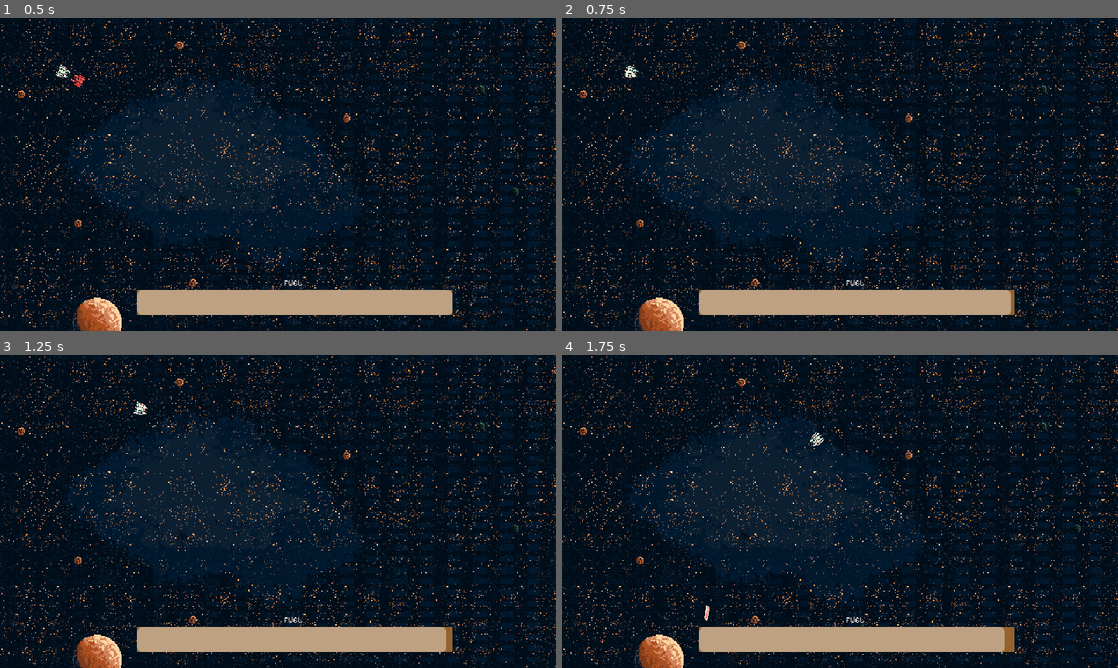
Above: before the commit, frames 1-4 (two rows, left to right).
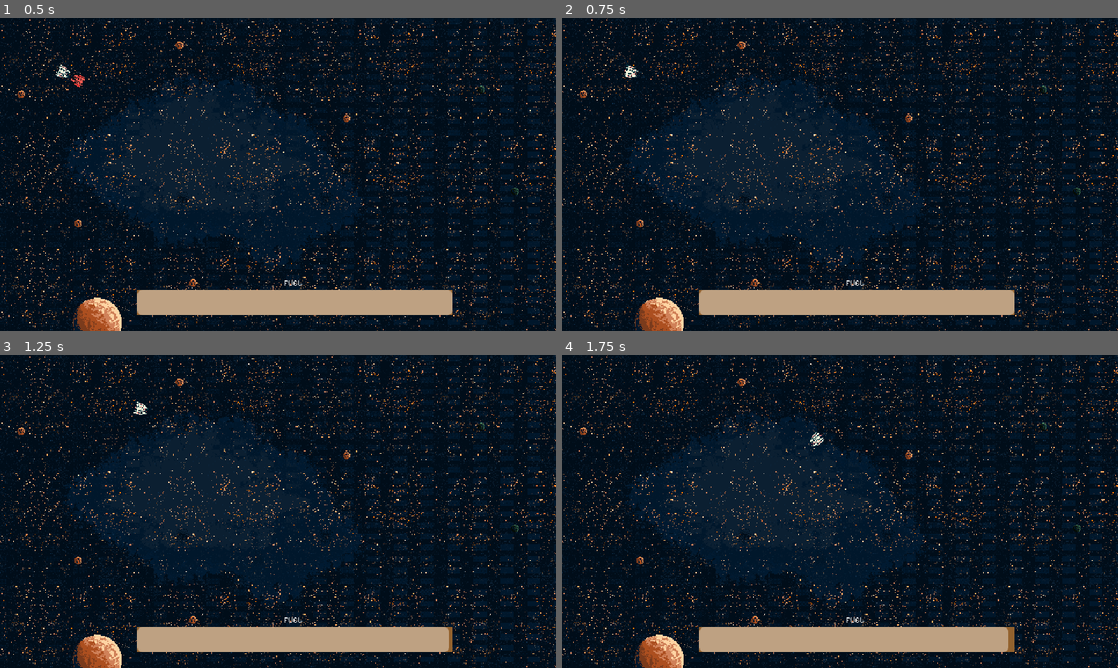
Above: after the commit, the same moments.

Repository: ungoabi/GMTK-GameJam-2026
Game: Godot game, scene res://scenes/main/main.tscn
The game is run twice, just before and just after one commit, with the same random seed, the same clock (stepped at 60 frames per second) and the same inputs. The engine's default icon, where the game draws it, is replaced by a stand-in: a white triangle on a blue panel in a dark square. Sound files missing from this copy of the repository are replaced by a short silence.
Inputs (mouse positions are in pixels of both pictures, inside the frame that each line leads up to):
- Up to frame 1 (0.5 s): no input
- Up to frame 2 (0.75 s): move the mouse to (962, 158) at 0.52 s; press the mouse at (962, 158) at 0.53 s; hold D (move_right) from 0.53 s (still down)
- Up to frame 3 (1.25 s): keep holding D (move_right)
- Up to frame 4 (1.75 s): move the mouse to (728, 527) at 1.27 s; release D (move_right) at 1.28 s; release the mouse at (728, 527) at 1.28 s; hold S (move_down) from 1.28 s (still down); click (728, 527) at 1.35 s

Frame 1 is identical in both runs. In frame 2, less than 0.1% of the frame differs, in the area x 80-82%, y 86-95%; in frame 3, less than 0.1%; in frame 4, less than 0.1%, in the area x 25-81%, y 80-95%.

Commit message:
Added more
more game loop more fun

Diff:
--- a/autoloads/GameStats.gd
+++ b/autoloads/GameStats.gd
@@ -1,3 +1,6 @@
 extends Node
 
-var player_fuel: int = 100
+var player_fuel: int = 100:
+	set(value):player_fuel = clamp(value, 0, 100)
+
+var difficulty: int = 2
--- a/autoloads/audio.gd
+++ b/autoloads/audio.gd
@@ -25,6 +25,7 @@
 	add_child(music_player)
 
 	play_music(playlist[0])
+	music_player.volume_db-=10
 	music_player.finished.connect(_on_finished)
 
 
@@ -59,6 +60,7 @@
 	player.process_mode = mode
 	player.pitch_scale = _pitch_variance(pitch_variance)
 	add_child(player)
+	player.volume_db-=10
 	player.play()
 
 
--- a/scenes/entities/enemy/enemy.gd
+++ b/scenes/entities/enemy/enemy.gd
@@ -1,14 +1,29 @@
 class_name Enemy
 extends CharacterBody2D
 
-@export var health: int = 10
+@export var health: int
+@export var laser_range: int
 
 @onready var movement: Movement = $Movement
-var player: Node2D
+@onready var laser: Weapon = $LaserGun
+@onready var entity: Node2D = $".."
+@onready var upgrade_pickup = preload("res://scenes/entities/pickups/pickup.tscn")
+@onready var fuel_pickup = preload("res://scenes/entities/pickups/pickup_fuel.tscn")
 
 
+var player: Node2D
+var can_shoot: bool = false
+
 func _ready() -> void:
+	add_to_group("enemy")
 	player = get_tree().get_first_node_in_group("player") as Node2D
+
+	if randi_range(0,1) == 1:
+		can_shoot = randi_range(0,1)
+	if can_shoot == false:
+		laser.queue_free()
+
+
 
 func _physics_process(delta: float) -> void:
 	var direction: Vector2 = (player.global_position - global_position).normalized()
@@ -19,8 +34,27 @@
 	if health<1:
 		die()
 
+	if can_shoot == false:
+		return
+	elif global_position.distance_to(player.global_position) < laser_range and laser.fire_cooldown_timer.is_stopped():
+		laser.shoot()
+		laser.fire_cooldown_timer.wait_time += randf_range(-0.2, 0.2)
+
+
+
 func take_damage(damage):
 	health -= damage
 
 func die():
+
+	if !can_shoot:
+		var new_fuel_pickup = fuel_pickup.instantiate()
+		new_fuel_pickup.global_position = global_position
+		entity.add_child(new_fuel_pickup)
+
+	if can_shoot and player.can_upgrade and player.level<6:
+		var new_upgrade = upgrade_pickup.instantiate()
+		new_upgrade.global_position = global_position
+		entity.add_child(new_upgrade)
+
 	queue_free()
--- a/scenes/entities/enemy/enemy.tscn
+++ b/scenes/entities/enemy/enemy.tscn
@@ -4,6 +4,8 @@
 [ext_resource type="Texture2D" uid="uid://bkvhex1r1tbrc" path="res://assets/sprites/player/Player_spritesheet.png" id="2_dxsuy"]
 [ext_resource type="PackedScene" uid="uid://xmjmw0jhintb" path="res://scenes/components/movement/movement.tscn" id="3_0wdte"]
 [ext_resource type="Script" uid="uid://cdvghh2nxpo6v" path="res://scenes/player/animation.gd" id="4_7gxlw"]
+[ext_resource type="PackedScene" uid="uid://dkg83xonn0s1c" path="res://scenes/weapons/laser_gun/laser_gun.tscn" id="5_dxsuy"]
+[ext_resource type="PackedScene" uid="uid://c5xwpfs266hbd" path="res://scenes/projectiles/laser_enemy/laser_enemy.tscn" id="6_0wdte"]
 
 [sub_resource type="CircleShape2D" id="CircleShape2D_rs74b"]
 radius = 19.026299
@@ -68,6 +70,7 @@
 collision_mask = 3
 script = ExtResource("1_in88q")
 health = 2
+laser_range = 350
 
 [node name="Sprite2D" type="Sprite2D" parent="." unique_id=148868581]
 modulate = Color(1, 0.37, 0.37, 1)
@@ -80,8 +83,8 @@
 shape = SubResource("CircleShape2D_rs74b")
 
 [node name="Movement" parent="." unique_id=1935556351 instance=ExtResource("3_0wdte")]
-max_speed = 5000.0
-deceleration = 500.0
+max_speed = 750.0
+deceleration = 700.0
 
 [node name="Animation" type="Node" parent="." unique_id=1387252864]
 script = ExtResource("4_7gxlw")
@@ -90,3 +93,8 @@
 root_node = NodePath("../..")
 libraries/ = SubResource("AnimationLibrary_0owmy")
 autoplay = &"idle"
+
+[node name="LaserGun" parent="." unique_id=1938063594 instance=ExtResource("5_dxsuy")]
+position = Vector2(10, 0)
+projectile_scene = ExtResource("6_0wdte")
+fire_cooldown = 2.0
--- a/scenes/entities/pickups/pickup.gd
+++ b/scenes/entities/pickups/pickup.gd
@@ -1,7 +1,6 @@
-class_name Pickup
 extends Area2D
 
-
+@onready var pickup_sfx: AudioStream = preload("res://assets/audio/sfx/powerup/powerUp (2).wav")
 # Called when the node enters the scene tree for the first time.
 func _ready() -> void:
 	pass # Replace with function body.
@@ -17,4 +16,5 @@
 
 	if body.is_in_group("player"):
 		body.upgrade_laser()
+		Audio.play_sfx(pickup_sfx)
 		queue_free()
--- /dev/null
+++ b/scenes/entities/pickups/pickup_fuel.gd
@@ -0,0 +1,34 @@
+class_name Pickup
+extends Area2D
+
+@onready var animation: AnimationPlayer = $AnimationPlayer
+@onready var despawn_timer: Timer = $Despawn_Timer
+@onready var life_timer: Timer = $Life_Timer
+@onready var pickup_sfx: AudioStream = preload("res://assets/audio/sfx/powerup/powerUp (5).wav")
+# Called when the node enters the scene tree for the first time.
+func _ready() -> void:
+	animation.play("idle")
+	pass # Replace with function body.
+
+
+# Called every frame. 'delta' is the elapsed time since the previous frame.
+func _process(delta: float) -> void:
+	pass
+
+
+func _on_body_entered(body: Node2D) -> void:
+	print("fuel pickup collided")
+
+	if body.is_in_group("player"):
+		GameStats.player_fuel+=5
+		Audio.play_sfx(pickup_sfx)
+		queue_free()
+
+
+func _on_despawn_timer_timeout() -> void:
+	animation.play("despawn")
+	life_timer.start()
+
+
+func _on_life_timer_timeout() -> void:
+	queue_free()
--- /dev/null
+++ b/scenes/entities/pickups/pickup_fuel.tscn
@@ -0,0 +1,103 @@
+[gd_scene format=3 uid="uid://by0xk4w3oia1j"]
+
+[ext_resource type="Script" uid="uid://cxgvp0sgp73s3" path="res://scenes/entities/pickups/pickup_fuel.gd" id="1_wehv6"]
+[ext_resource type="Texture2D" uid="uid://c20ngxut7c58a" path="res://assets/sprites/entities/fuel-Sheet.png" id="2_8jule"]
+
+[sub_resource type="CapsuleShape2D" id="CapsuleShape2D_wehv6"]
+radius = 10.676579
+height = 34.113834
+
+[sub_resource type="Animation" id="Animation_wehv6"]
+length = 0.001
+tracks/0/type = "value"
+tracks/0/imported = false
+tracks/0/enabled = true
+tracks/0/path = NodePath("Sprite2D:frame")
+tracks/0/interp = 1
+tracks/0/loop_wrap = true
+tracks/0/keys = {
+"times": PackedFloat32Array(0),
+"transitions": PackedFloat32Array(1),
+"update": 1,
+"values": [0]
+}
+tracks/1/type = "value"
+tracks/1/imported = false
+tracks/1/enabled = true
+tracks/1/path = NodePath(".:visible")
+tracks/1/interp = 1
+tracks/1/loop_wrap = true
+tracks/1/keys = {
+"times": PackedFloat32Array(0),
+"transitions": PackedFloat32Array(1),
+"update": 1,
+"values": [true]
+}
+
+[sub_resource type="Animation" id="Animation_n7gfq"]
+resource_name = "despawn"
+length = 0.8
+loop_mode = 1
+tracks/0/type = "value"
+tracks/0/imported = false
+tracks/0/enabled = true
+tracks/0/path = NodePath(".:visible")
+tracks/0/interp = 1
+tracks/0/loop_wrap = true
+tracks/0/keys = {
+"times": PackedFloat32Array(0, 0.2, 0.4, 0.6),
+"transitions": PackedFloat32Array(1, 1, 1, 1),
+"update": 1,
+"values": [true, false, true, false]
+}
+
+[sub_resource type="Animation" id="Animation_8jule"]
+resource_name = "idle"
+length = 0.6
+loop_mode = 1
+tracks/0/type = "value"
+tracks/0/imported = false
+tracks/0/enabled = true
+tracks/0/path = NodePath("Sprite2D:frame")
+tracks/0/interp = 1
+tracks/0/loop_wrap = true
+tracks/0/keys = {
+"times": PackedFloat32Array(0, 0.2, 0.4),
+"transitions": PackedFloat32Array(1, 1, 1),
+"update": 1,
+"values": [0, 1, 2]
+}
+
+[sub_resource type="AnimationLibrary" id="AnimationLibrary_n7gfq"]
+_data = {
+&"RESET": SubResource("Animation_wehv6"),
+&"despawn": SubResource("Animation_n7gfq"),
+&"idle": SubResource("Animation_8jule")
+}
+
+[node name="Pickup_fuel" type="Area2D" unique_id=1100804757]
+scale = Vector2(1.4986074, 1.5243083)
+collision_mask = 2
+script = ExtResource("1_wehv6")
+
+[node name="Sprite2D" type="Sprite2D" parent="." unique_id=1261593343]
+scale = Vector2(0.8573424, 0.8346531)
+texture = ExtResource("2_8jule")
+hframes = 3
+
+[node name="CollisionShape2D" type="CollisionShape2D" parent="." unique_id=2090411416]
+shape = SubResource("CapsuleShape2D_wehv6")
+
+[node name="AnimationPlayer" type="AnimationPlayer" parent="." unique_id=779403378]
+libraries/ = SubResource("AnimationLibrary_n7gfq")
+
+[node name="Life_Timer" type="Timer" parent="." unique_id=1240817802]
+wait_time = 2.5
+
+[node name="Despawn_Timer" type="Timer" parent="." unique_id=1669086809]
+wait_time = 5.0
+autostart = true
+
+[connection signal="body_entered" from="." to="." method="_on_body_entered"]
+[connection signal="timeout" from="Life_Timer" to="." method="_on_life_timer_timeout"]
+[connection signal="timeout" from="Despawn_Timer" to="." method="_on_despawn_timer_timeout"]
--- a/scenes/main/spawnpoints.gd
+++ b/scenes/main/spawnpoints.gd
@@ -18,10 +18,12 @@
 
 
 func _on_spawntimer_timeout() -> void:
-	var spawn_location:Vector2 = spawnpoints[randi_range(0,3)].global_position
-	var new_enemy = enemy.instantiate()
-	new_enemy.global_position = spawn_location
-	entity.add_child(new_enemy)
+	for i in GameStats.difficulty:
+		if randi_range(0,4)>1:
+			var spawn_location:Vector2 = spawnpoints[randi_range(0,3)].global_position
+			var new_enemy = enemy.instantiate()
+			new_enemy.global_position = Vector2(spawn_location.x+randi_range(-250,250), spawn_location.y+randi_range(-250,250))
+			entity.add_child(new_enemy)
 
 
 	pass # Replace with function body.
--- a/scenes/main/world.gd
+++ b/scenes/main/world.gd
@@ -2,6 +2,7 @@
 
 # Called when the node enters the scene tree for the first time.
 func _ready() -> void:
+	randomize()
 	pass
 
 
--- a/scenes/player/player.gd
+++ b/scenes/player/player.gd
@@ -4,15 +4,14 @@
 @onready var animation: Node = $Animation
 @onready var weapons: Node = $Weapons
 @onready var camera: Camera2D = $Camera2D
+@onready var upgrade_cooldown: Timer = $upgrade_cooldown
 
 var input_direction: Vector2 = Vector2.ZERO
 var input_shoot: bool = false
 var input_debug_upgrade: bool = false
 
-
-#move this to a shield scene
-var shield_max: int
-var shield_cd: int
+var can_upgrade: bool = true
+var level: int = 1
 
 func _ready() -> void:
 	add_to_group("player")
@@ -56,9 +55,25 @@
 	for weapon: Weapon in weapons.get_children():
 		if weapon.is_in_group("laser"):
 			weapon.upgrade()
+			can_upgrade=false
+			upgrade_cooldown.start()
 
 func _on_fuel_timer_timeout() -> void:
 	GameStats.player_fuel-=1
 
+func take_damage(damage):
+	GameStats.player_fuel -= damage
+	Audio.play_sfx(preload("res://assets/audio/sfx/player/hitHurt (3).wav"))
+
+
 func die():
 	pass
+
+func _on_hurtbox_body_entered(body: Node2D) -> void:
+	if body.is_in_group("enemy"):
+		take_damage(1)
+		body.queue_free()
+
+
+func _on_upgrade_cooldown_timeout() -> void:
+	can_upgrade = true
--- a/scenes/player/player.tscn
+++ b/scenes/player/player.tscn
@@ -63,6 +63,9 @@
 &"idle": SubResource("Animation_0owmy")
 }
 
+[sub_resource type="CircleShape2D" id="CircleShape2D_75vfm"]
+radius = 14.035668
+
 [node name="Player" type="CharacterBody2D" unique_id=457442979]
 top_level = true
 collision_layer = 2
@@ -111,4 +114,14 @@
 wait_time = 0.5
 autostart = true
 
+[node name="hurtbox" type="Area2D" parent="." unique_id=750067718]
+
+[node name="CollisionShape2D" type="CollisionShape2D" parent="hurtbox" unique_id=515721040]
+shape = SubResource("CircleShape2D_75vfm")
+
+[node name="upgrade_cooldown" type="Timer" parent="." unique_id=143125290]
+wait_time = 15.0
+
 [connection signal="timeout" from="FuelTimer" to="." method="_on_fuel_timer_timeout"]
+[connection signal="body_entered" from="hurtbox" to="." method="_on_hurtbox_body_entered"]
+[connection signal="timeout" from="upgrade_cooldown" to="." method="_on_upgrade_cooldown_timeout"]
--- a/scenes/projectiles/laser/laser.tscn
+++ b/scenes/projectiles/laser/laser.tscn
@@ -5,7 +5,7 @@
 [ext_resource type="Texture2D" uid="uid://b7m55gqjlq70p" path="res://assets/sprites/projectiles/Laser.png" id="3_i2164"]
 
 [sub_resource type="RectangleShape2D" id="RectangleShape2D_nop1w"]
-size = Vector2(17, 7)
+size = Vector2(15.5, 7)
 
 [node name="Laser" unique_id=762825372 instance=ExtResource("1_6n5om")]
 scale = Vector2(2, 2)
@@ -14,7 +14,7 @@
 damage = 2
 
 [node name="CollisionShape2D" parent="." index="0" unique_id=1981816932]
-position = Vector2(-1.5, 0)
+position = Vector2(-1.75, 0)
 shape = SubResource("RectangleShape2D_nop1w")
 
 [node name="Sprite2D" parent="." index="1" unique_id=644418234]
--- /dev/null
+++ b/scenes/projectiles/laser_enemy/laser_enemy.gd
@@ -0,0 +1,13 @@
+extends Projectile
+
+
+func _physics_process(delta: float) -> void:
+	_move(delta)
+
+	if traveled_distance >= travel_range:
+		queue_free()
+
+func _move(delta: float) -> void:
+	var distance: float = speed * delta
+	position += direction * distance
+	traveled_distance += distance
--- /dev/null
+++ b/scenes/projectiles/laser_enemy/laser_enemy.tscn
@@ -0,0 +1,26 @@
+[gd_scene format=3 uid="uid://c5xwpfs266hbd"]
+
+[ext_resource type="PackedScene" uid="uid://4cyaj452v28u" path="res://scenes/projectiles/projectile.tscn" id="1_8vj1k"]
+[ext_resource type="Script" uid="uid://1np3s7mhvbj" path="res://scenes/projectiles/laser/laser.gd" id="2_7gtgb"]
+[ext_resource type="Texture2D" uid="uid://bl6idvbbv8mse" path="res://assets/sprites/projectiles/Laser_Enemy.png" id="3_ra0wm"]
+
+[sub_resource type="RectangleShape2D" id="RectangleShape2D_nop1w"]
+size = Vector2(17, 3.4869246)
+
+[node name="Laser" unique_id=762825372 instance=ExtResource("1_8vj1k")]
+scale = Vector2(1.6549999, 4.0149994)
+collision_mask = 2
+script = ExtResource("2_7gtgb")
+speed = 500.0
+damage = 5
+
+[node name="CollisionShape2D" parent="." index="0" unique_id=1981816932]
+position = Vector2(-1.5, 5.938197e-08)
+scale = Vector2(0.9999999, 1)
+shape = SubResource("RectangleShape2D_nop1w")
+
+[node name="Sprite2D" parent="." index="1" unique_id=644418234]
+rotation = 4.712389
+texture = ExtResource("3_ra0wm")
+
+[connection signal="body_entered" from="." to="." method="_on_body_entered"]
--- a/scenes/weapons/laser_gun/laser_gun.gd
+++ b/scenes/weapons/laser_gun/laser_gun.gd
@@ -1,8 +1,11 @@
 extends Weapon
+
+@onready var player = $"../.."
 
 func _ready() -> void:
 	add_to_group("laser")
-	upgrade()
+	weapon_level=1
+
 
 func _spawn_projectile(marker: Marker2D) -> void:
 	var offset: float = _random_offset(0.1)
@@ -17,4 +20,6 @@
 	fire_cooldown = 1
 	var new_fire_cooldown = fire_cooldown - (weapon_level * 0.15)
 	fire_cooldown_timer.wait_time = new_fire_cooldown
-	print("upgrade applied. cooldown is"+str(fire_cooldown_timer.wait_time))
+	GameStats.difficulty+=1
+	player.level = weapon_level
+	print("upgrade applied. cooldown is"+str(fire_cooldown_timer.wait_time)+" World diff:"+str(GameStats.difficulty))
Not shown, added: assets/audio/sfx/player/hitHurt (3).wav.import
Not shown, added: assets/audio/sfx/player/hitHurt (4).wav.import
Not shown, added: assets/audio/sfx/powerup/powerUp (2).wav.import
Not shown, added: assets/audio/sfx/powerup/powerUp (5).wav.import
Not shown, added: assets/audio/sfx/weapons/Pew Echo.wav.import
Binary file added: assets/sprites/entities/fuel-Sheet.png
Not shown, added: assets/sprites/entities/fuel-Sheet.png.import
Binary file added: assets/sprites/projectiles/Laser_Enemy.png
Not shown, added: assets/sprites/projectiles/Laser_Enemy.png.import
Not shown, added: scenes/entities/pickups/pickup_fuel.gd.uid
Not shown, added: scenes/projectiles/laser_enemy/laser_enemy.gd.uid
Not shown, added: assets/audio/sfx/player/hitHurt (3).wav
(and 4 more such lines)
